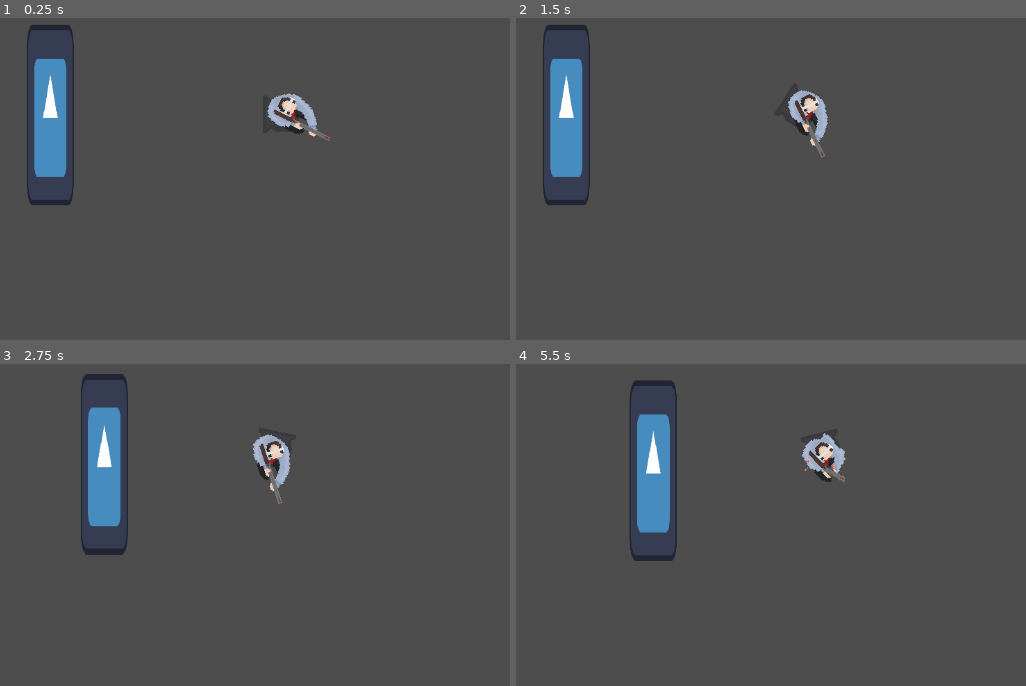
Above: before the commit, frames 1-4 (two rows, left to right).
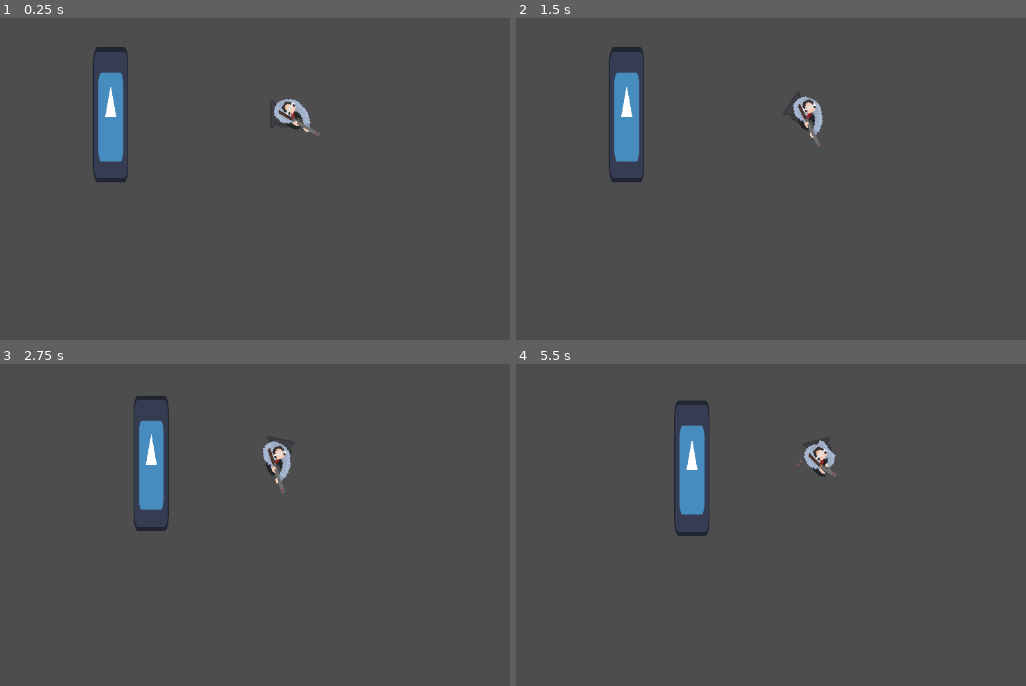
Above: after the commit, the same moments.

Repository: antax07/Shotgun-Carnage
Game: Godot game, scene res://core/scenes/levels/test_level.tscn
The game is run twice, just before and just after one commit, with the same random seed, the same clock (stepped at 60 frames per second) and the same inputs. The engine's default icon, where the game draws it, is replaced by a stand-in: a white triangle on a blue panel in a dark square.
Inputs (mouse positions are in pixels of both pictures, inside the frame that each line leads up to):
- Up to frame 1 (0.25 s): no input
- Up to frame 2 (1.5 s): move the mouse to (985, 92) at 0.52 s; hold D (rotate_clockwise) 0.53-1.28 s; move the mouse to (648, 137) at 1.27 s; tap A (rotate_counterclockwise) at 1.35 s
- Up to frame 3 (2.75 s): move the mouse to (outside the picture) at 2.02 s; click (outside the picture) at 2.1 s
- Up to frame 4 (5.5 s): move the mouse to (765, 550) at 2.77 s; tap D (rotate_clockwise) at 2.85 s; move the mouse to (outside the picture) at 3.52 s; hold A (rotate_counterclockwise) 3.53-4.28 s; move the mouse to (567, 392) at 4.27 s; click (567, 392) at 4.35 s; move the mouse to (847, 460) at 5.02 s; hold D (rotate_clockwise) from 5.03 s (still down)

The runs differ from the first frame. In frame 1, 5.4% of the frame differs, in the area x 5-65%, y 2-59%; in frame 2, 5.3%; in frame 3, 5.6%, in the area x 15-58%, y 3-60%; in frame 4, 5.3%.

Commit message:
fire animation changed

Diff:
--- a/core/scenes/characters/player.tscn
+++ b/core/scenes/characters/player.tscn
@@ -113,8 +113,7 @@
 autoplay = "idle"
 
 [node name="Camera2D" type="Camera2D" parent="."]
-scale = Vector2(0.355292, 0.264535)
-zoom = Vector2(2, 2)
+zoom = Vector2(1.5, 1.5)
 position_smoothing_enabled = true
 
 [node name="CollisionPolygon2D" type="CollisionPolygon2D" parent="."]
--- a/core/scripts/characters/Player.gd
+++ b/core/scripts/characters/Player.gd
@@ -9,7 +9,7 @@
 @export var tip_toe_interval = 1.0
 @export var tip_toe_impulse = 1.5
 @export var projectile_scene_path = "res://core/scenes/characters/projectile.tscn"
-@export var fire_animation_time = 0.4
+@export var fire_animation_time = 0.2
 @export var magazine_size = 2
 @export var pellets_per_shot = 5
 @export var spread_angle = 10.0
